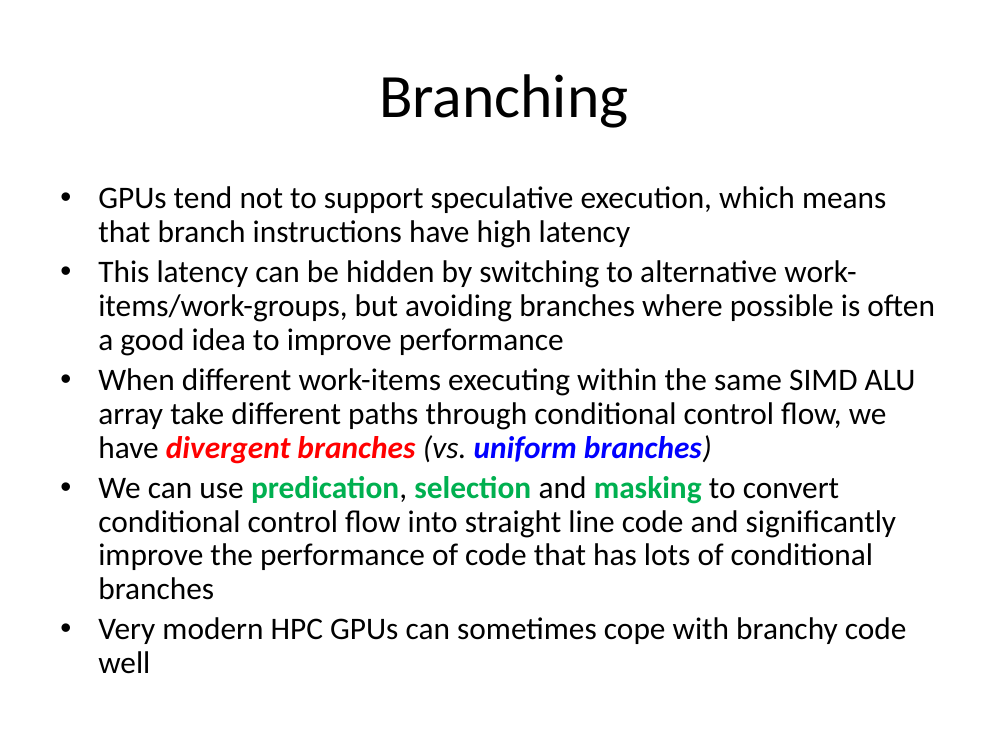
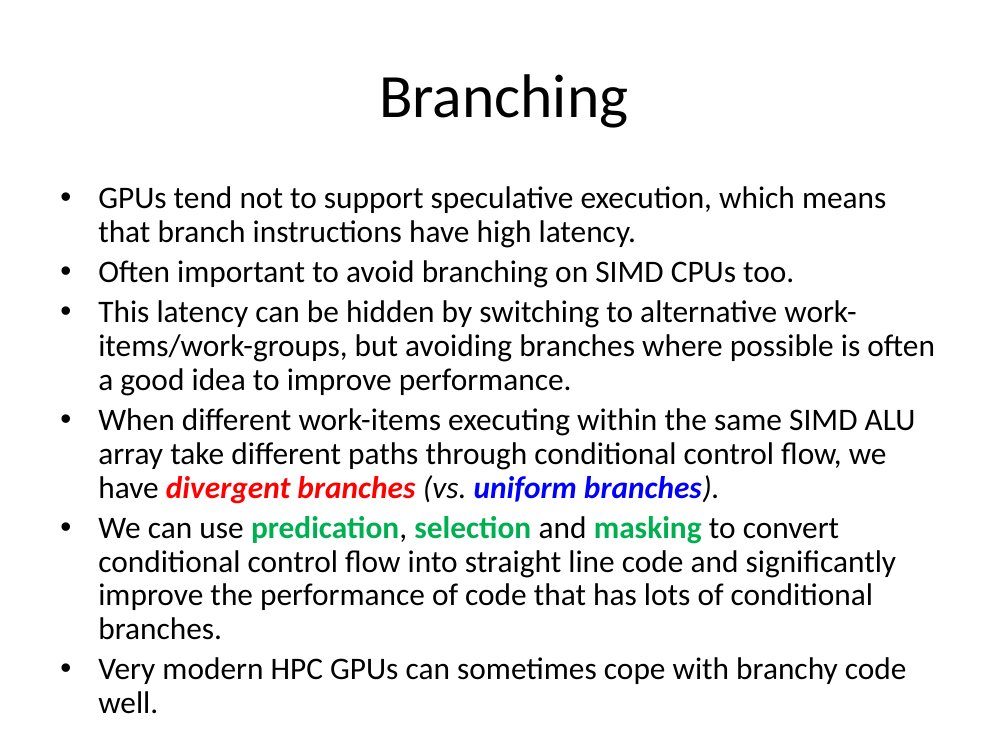
Before and after one commit to UoB-HPC/opencl-training-slides, a slide deck: slide 77 of advanced_part3.pptx (slide 73 before the commit). Drawn at 1008x756 pixels with LibreOffice and Linux fonts; fonts in the diff are those of the drawing. Boxes give left, top, right and bottom in pixels: in the first picture for what was removed or moved away, otherwise in the second. Text is boxed around its words. In the diff, an @@ line names an element or a change of style, - is before the commit and + after.

Commit message:
Ported advanced part 3 to C
  - Added Intel Intercept tool slide
  - Reinstated a lot of the profiler/debugger slides
  - Duplicated and hid the C++ slides, and converted to C

```diff
--- a/advanced_part3.pptx
+++ b/advanced_part3.pptx
@@ text at (98, 186, 935, 714): text changed @@
-• GPUs tend not to support speculative execution, which means that branch instructions have high latency
-• This latency can be hidden by switching to alternative work-items/work-groups, but avoiding branches where possible is often a good idea to improve performance
-• When different work-items executing within the same SIMD ALU array take different paths through conditional control flow, we have divergent branches (vs. uniform branches)
-• We can use predication, selection and masking to convert conditional control flow into straight line code and significantly improve the performance of code that has lots of conditional branches
-• Very modern HPC GPUs can sometimes cope with branchy code well
+• GPUs tend not to support speculative execution, which means that branch instructions have high latency.
+• Often important to avoid branching on SIMD CPUs too.
+• This latency can be hidden by switching to alternative work-items/work-groups, but avoiding branches where possible is often a good idea to improve performance.
+• When different work-items executing within the same SIMD ALU array take different paths through conditional control flow, we have divergent branches (vs. uniform branches).
+• We can use predication, selection and masking to convert conditional control flow into straight line code and significantly improve the performance of code that has lots of conditional branches.
+• Very modern HPC GPUs can sometimes cope with branchy code well.
```
Also in this commit, not shown: 18 other slides changed, 8 slides added.
